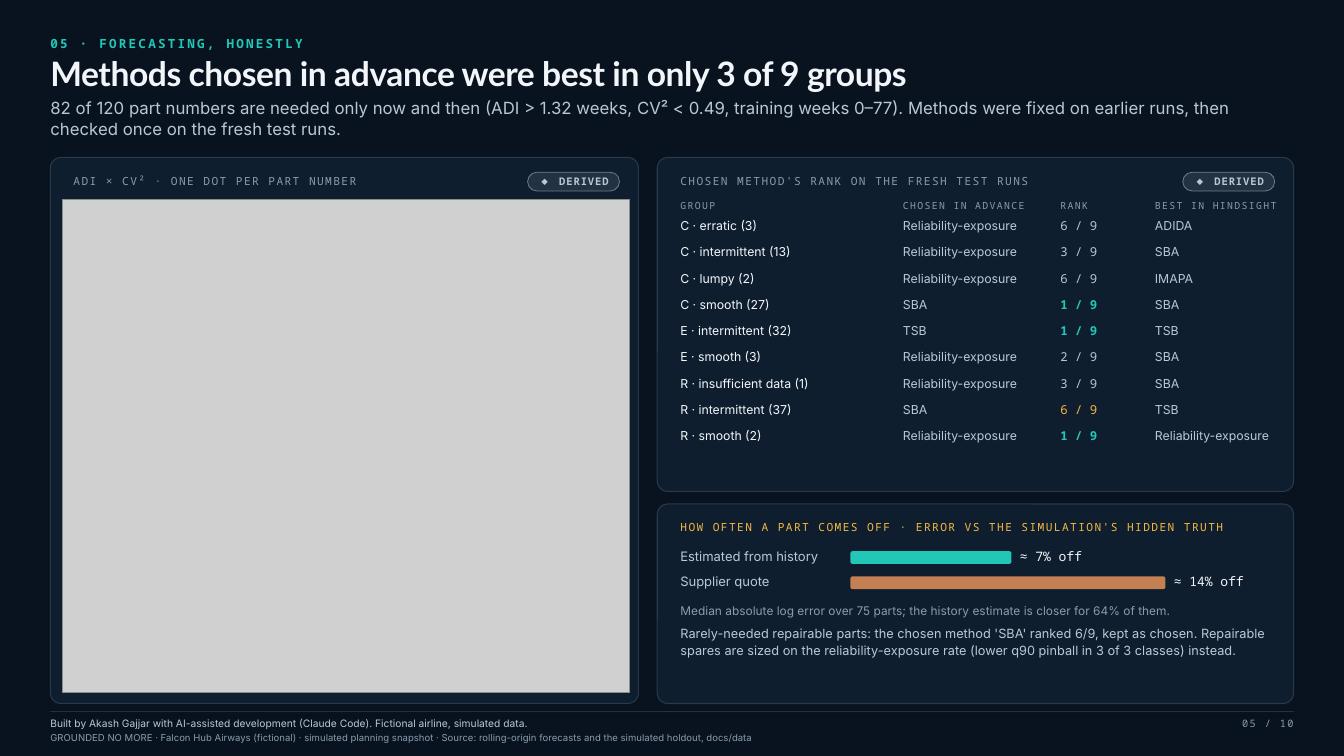
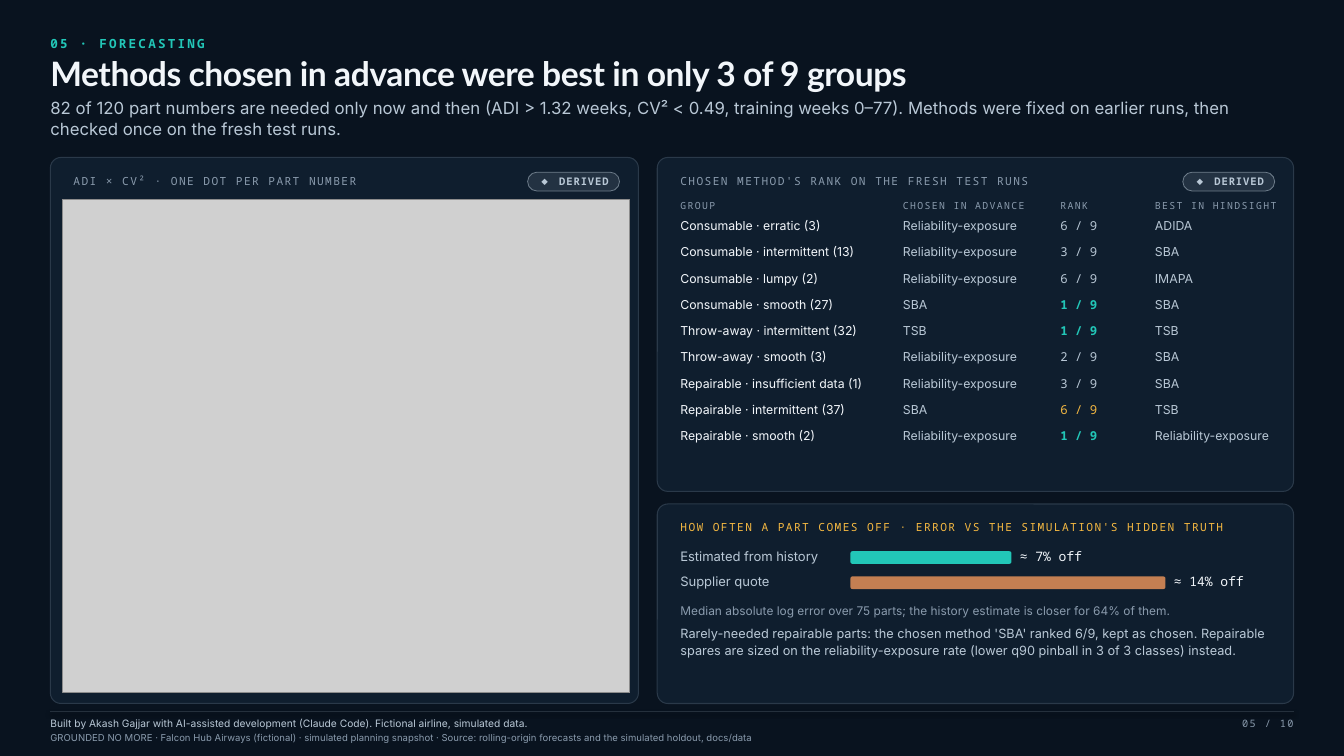
Before and after one commit to akashgajjar07-hue/grounded-no-more, a slide deck: slide 5 of presentations/case_study_deck.pptx. Drawn at 1344x756 pixels with LibreOffice and Linux fonts; fonts in the diff are those of the drawing; grey boxes stand for pictures; background and template pictures are left out. Boxes give left, top, right and bottom in pixels: in the first picture for what was removed or moved away, otherwise in the second. Text is boxed around its words. In the diff, an @@ line names an element or a change of style, - is before the commit and + after.

```diff
--- a/presentations/case_study_deck.pptx
+++ b/presentations/case_study_deck.pptx
@@ text at (50, 39, 204, 48): text changed @@
-05 · FORECASTING, HONESTLY
+05 · FORECASTING
@@ text at (680, 220, 821, 231): text changed @@
-C · erratic (3)
+Consumable · erratic (3)
@@ text at (680, 246, 854, 257): text changed @@
-C · intermittent (13)
+Consumable · intermittent (13)
@@ text at (680, 273, 818, 286): text changed @@
-C · lumpy (2)
+Consumable · lumpy (2)
@@ text at (680, 299, 833, 310): text changed @@
-C · smooth (27)
+Consumable · smooth (27)
@@ text at (680, 325, 857, 338): text changed @@
-E · intermittent (32)
+Throw-away · intermittent (32)
@@ text at (680, 351, 826, 364): text changed @@
-E · smooth (3)
+Throw-away · smooth (3)
@@ text at (680, 378, 862, 391): text changed @@
-R · insufficient data (1)
+Repairable · insufficient data (1)
@@ text at (680, 404, 845, 417): text changed @@
-R · intermittent (37)
+Repairable · intermittent (37)
@@ text at (680, 430, 815, 443): text changed @@
-R · smooth (2)
+Repairable · smooth (2)
```
Also in this commit, not shown: 6 other slides changed, 41 other files.
